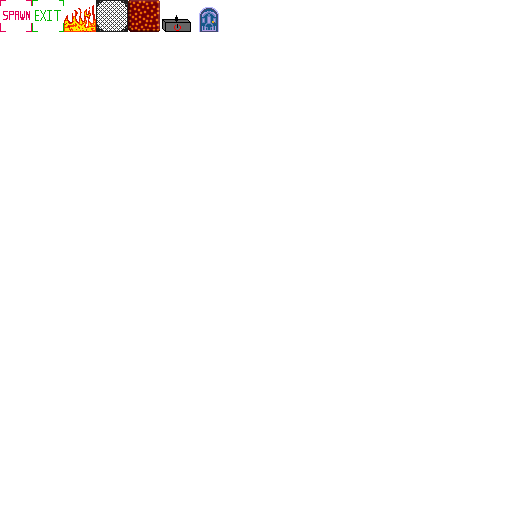
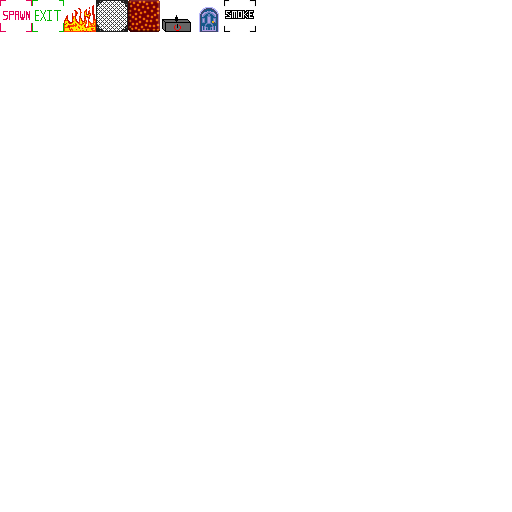
Layer changes from the first 512 x 512 image to the second:
painted on "entity" over left=224, top=0, right=256, bottom=32
